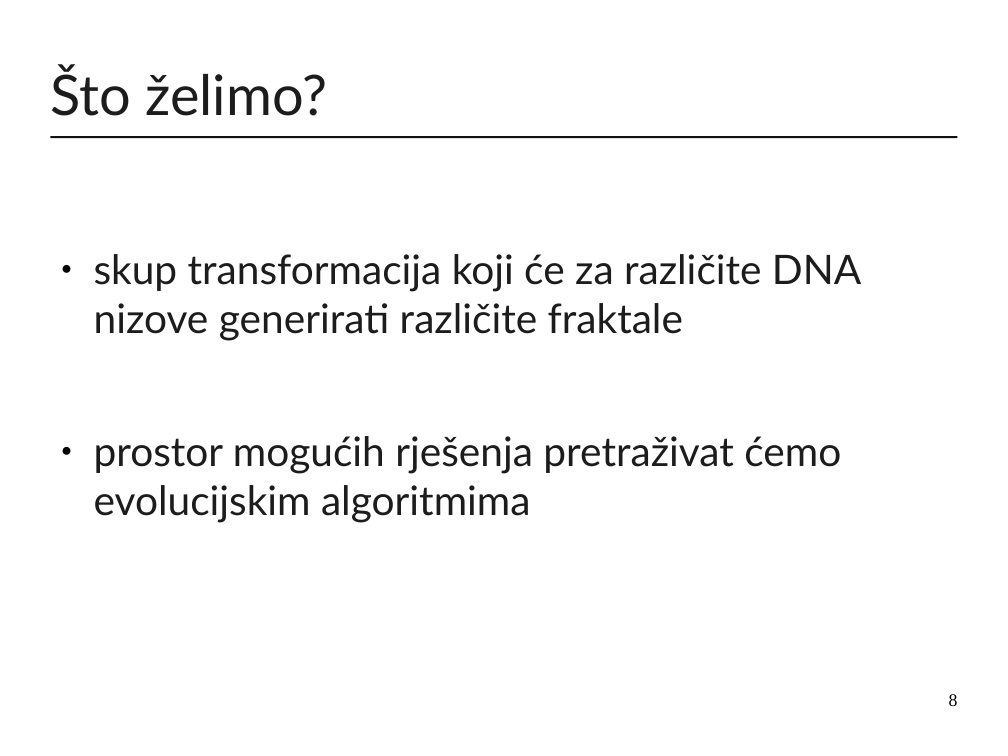
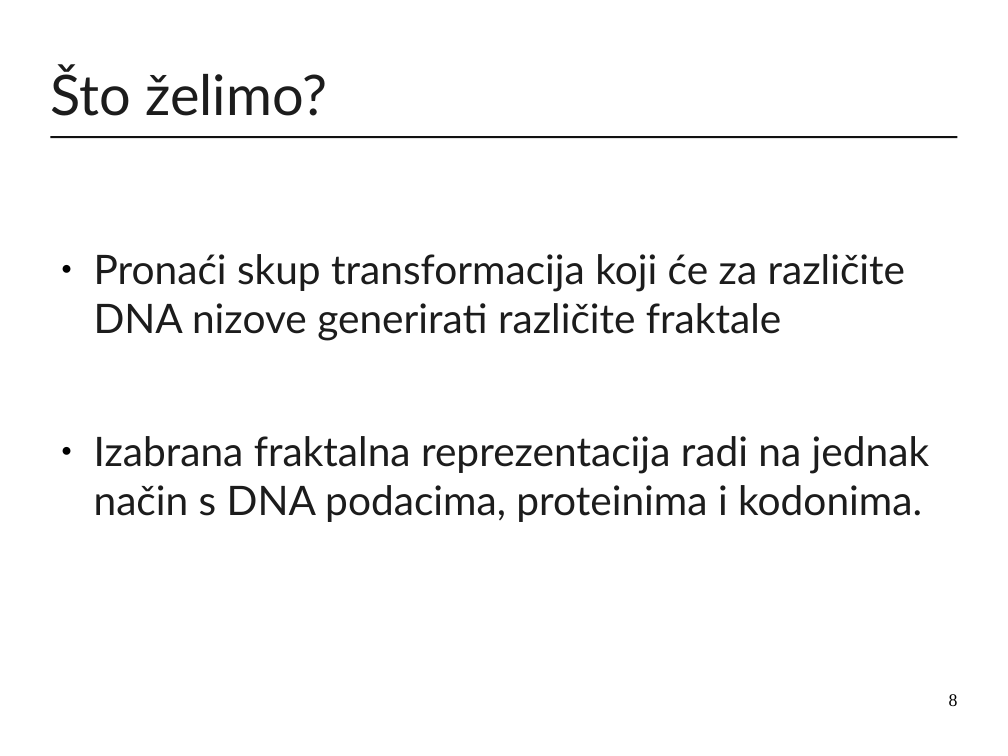
Before and after one commit to mirjamsk/DNAdrivenIFS, a slide deck: slide 8 of CD_bundle/prezentacija.odp. Drawn at 1008x756 pixels with LibreOffice and Linux fonts; fonts in the diff are those of the drawing. Boxes give left, top, right and bottom in pixels: in the first picture for what was removed or moved away, otherwise in the second. Text is boxed around its words. In the diff, an @@ line names an element or a change of style, - is before the commit and + after.

```diff
--- a/CD_bundle/prezentacija.odp
+++ b/CD_bundle/prezentacija.odp
@@ text at [94, 254, 929, 522]: text changed @@
-● skup transformacija koji će za različite DNA nizove generirati različite fraktale
-● prostor mogućih rješenja pretraživat ćemo evolucijskim algoritmima
+● Pronaći skup transformacija koji će za različite DNA nizove generirati različite fraktale
+● Izabrana fraktalna reprezentacija radi na jednak način s DNA podacima, proteinima i kodonima.
```
Also in this commit, not shown: 3 other slides changed, 2 slides added, 1 other file.
